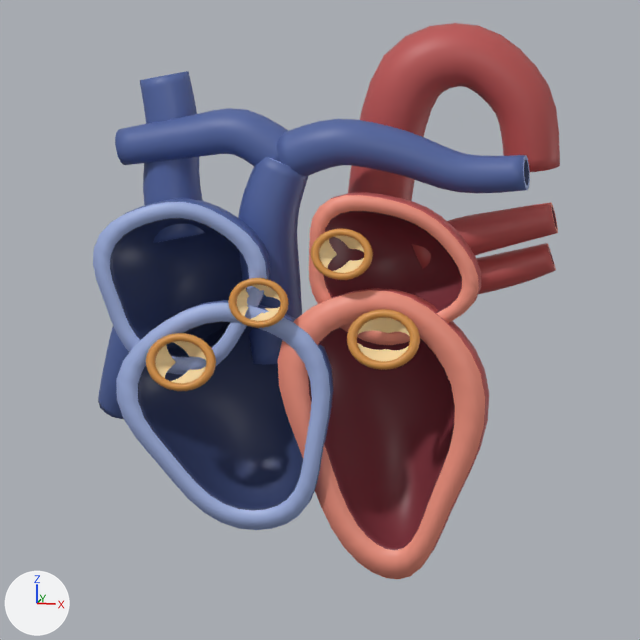
A saved change to the Blender file assets/anatomy/cardiovascular/heart-cutaway.blend.
The view is the same before and after, from the file's camera 'Cutaway preview'. The axes (+X, +Y, +Z) are drawn at lower left. The lights are the same throughout. The first picture is the older version.

The first picture shows 'aorta', 'aortic_valve', 'left_atrium', 'left_pulmonary_artery', 'left_ventricle', 'mitral_valve', 'pulmonary_trunk', 'pulmonary_valve', 'pulmonary_veins', 'right_atrium', 'right_pulmonary_artery', 'right_ventricle', 'superior_vena_cava', 'tricuspid_valve' and 1 more.
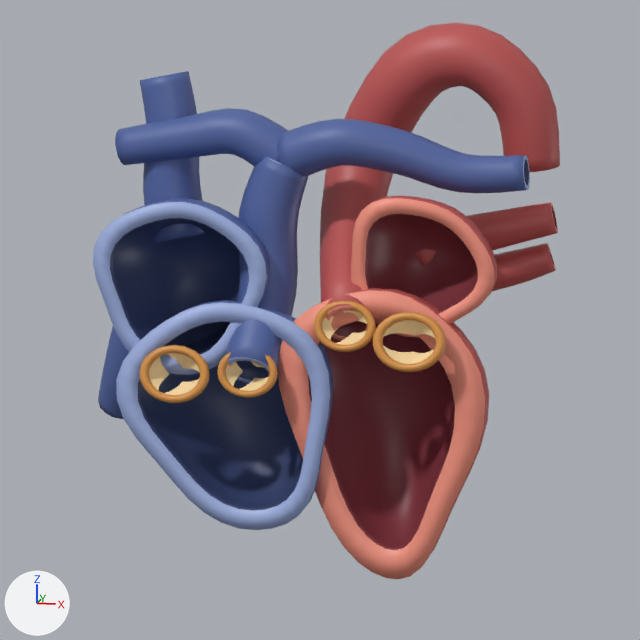
What changed in the scene script:
```text
Change me_left_atrium_geometry:
    remove me_left_atrium_geometry.from_pydata(...)  # 866 vertices, 900 faces; spans x 0.0002..0.057, y -0.0185..0.0151, z 0.0775..0.127
    add me_left_atrium_geometry.from_pydata(...)  # 866 vertices, 900 faces; spans x 0.014..0.062, y -0.0177..0.0138, z 0.0802..0.1264
    me_left_atrium_geometry part 1: 866 of 866 vertices moved; they spanned x 0.0002..0.057, y -0.0185..0.0151, z 0.0775..0.127 and now span x 0.014..0.062, y -0.0177..0.0138, z 0.0802..0.1264; mean shift (0.0099, -0.0004, 0.0013)
Change me_aorta_geometry:
    remove me_aorta_geometry.from_pydata(...)  # 672 vertices, 672 faces; spans x 0.0022..0.0722, y 0.0133..0.0439, z 0.0819..0.1752
    add me_aorta_geometry.from_pydata(...)  # 672 vertices, 672 faces; spans x -0.0051..0.0722, y -0.0246..0.0451, z 0.0773..0.1751
    me_aorta_geometry part 2: 526 of 672 vertices moved; they spanned x 0.0022..0.0681, y 0.0133..0.0438, z 0.0819..0.1752 and now span x -0.0051..0.0681, y -0.0246..0.0451, z 0.0773..0.1751; mean shift (-0.0026, -0.0041, -0.0008); largest move (0.012, 0.0331, 0.082) -> (0.0158, -0.0149, 0.0778)
Change me_pulmonary_trunk_geometry:
    remove me_pulmonary_trunk_geometry.from_pydata(...)  # 416 vertices, 416 faces; spans x -0.0273..-0.0035, y -0.0103..0.0107, z 0.0657..0.1363
    add me_pulmonary_trunk_geometry.from_pydata(...)  # 416 vertices, 416 faces; spans x -0.0272..-0.0035, y -0.0304..0.0097, z 0.0622..0.1362
    me_pulmonary_trunk_geometry part 3: 412 of 416 vertices moved; they spanned x -0.0273..-0.004, y -0.0103..0.0107, z 0.0657..0.1363 and now span x -0.0272..-0.0041, y -0.0304..0.0097, z 0.0622..0.1361; mean shift (-0.0008, -0.0064, 0.0002); largest move (-0.0137, 0.009, 0.0663) -> (-0.0186, -0.0177, 0.0622)
Change me_tricuspid_valve_geometry:
    remove me_tricuspid_valve_geometry.from_pydata(...)  # 322 vertices, 286 faces; spans x -0.0521..-0.0287, y -0.0301..-0.0202, z 0.0612..0.0796
    add me_tricuspid_valve_geometry.from_pydata(...)  # 322 vertices, 286 faces; spans x -0.0543..-0.0308, y -0.0301..-0.0202, z 0.0571..0.0755
    me_tricuspid_valve_geometry part 4: the whole mesh is moved by (-0.0022, 0.0, -0.0041)
Change me_mitral_valve_geometry:
    remove me_mitral_valve_geometry.from_pydata(...)  # 300 vertices, 276 faces; spans x 0.0149..0.0393, y -0.0298..-0.0189, z 0.0714..0.0904
    add me_mitral_valve_geometry.from_pydata(...)  # 300 vertices, 276 faces; spans x 0.0235..0.0479, y -0.0298..-0.0189, z 0.071..0.09
    me_mitral_valve_geometry part 5: the whole mesh is moved by (0.0086, 0.0, -0.0004)
Change me_pulmonary_valve_geometry:
    remove me_pulmonary_valve_geometry.from_pydata(...)  # 322 vertices, 286 faces; spans x -0.0251..-0.005, y -0.0265..-0.0185, z 0.0828..0.0989
    add me_pulmonary_valve_geometry.from_pydata(...)  # 322 vertices, 286 faces; spans x -0.0281..-0.008, y -0.0295..-0.0216, z 0.06..0.0761
    me_pulmonary_valve_geometry part 6: the loose piece of 256 vertices spanning x -0.0251..-0.005, y -0.0265..-0.0217, z 0.0828..0.0989 is moved by (-0.003, -0.003, -0.0228)
    me_pulmonary_valve_geometry part 7: the loose piece of 22 vertices spanning x -0.0184..-0.0073, y -0.0243..-0.0185, z 0.0913..0.097 is moved by (-0.003, -0.003, -0.0228)
    me_pulmonary_valve_geometry part 8: the loose piece of 22 vertices spanning x -0.0229..-0.0177, y -0.0252..-0.0188, z 0.0857..0.096 is moved by (-0.003, -0.003, -0.0228)
    me_pulmonary_valve_geometry part 9: the loose piece of 22 vertices spanning x -0.0184..-0.0073, y -0.0253..-0.0192, z 0.0845..0.0903 is moved by (-0.003, -0.003, -0.0228)
Change me_aortic_valve_geometry:
    remove me_aortic_valve_geometry.from_pydata(...)  # 322 vertices, 286 faces; spans x 0.0021..0.0228, y -0.0257..-0.017, z 0.0998..0.1162
    add me_aortic_valve_geometry.from_pydata(...)  # 322 vertices, 286 faces; spans x 0.0034..0.0241, y -0.027..-0.0183, z 0.0762..0.0926
    me_aortic_valve_geometry part 10: the loose piece of 256 vertices spanning x 0.0021..0.0228, y -0.0257..-0.0199, z 0.0998..0.1162 is moved by (0.0013, -0.0013, -0.0237)
    me_aortic_valve_geometry part 11: the loose piece of 22 vertices spanning x 0.009..0.0205, y -0.0229..-0.017, z 0.1085..0.1143 is moved by (0.0013, -0.0013, -0.0237)
    me_aortic_valve_geometry part 12: the loose piece of 22 vertices spanning x 0.0044..0.0097, y -0.0242..-0.0175, z 0.1028..0.1133 is moved by (0.0013, -0.0013, -0.0236)
    me_aortic_valve_geometry part 13: the loose piece of 22 vertices spanning x 0.009..0.0205, y -0.0243..-0.0179, z 0.1016..0.1075 is moved by (0.0013, -0.0013, -0.0236)
```

Where the change shows, as pixel boxes [x1, y1, x2, y2] in the pictures (640 x 640 px; the box of a moved part takes in the faces that stretch with it):
'aorta', reshaped
    before: [348, 23, 560, 201]
    after: [320, 23, 560, 341]
'left_atrium', reshaped (15% narrower, 7% shorter)
    before: [309, 193, 481, 345]
    after: [351, 196, 497, 337]
'pulmonary_trunk', reshaped (15% wider, 9% taller)
    before: [238, 157, 308, 365]
    after: [227, 157, 308, 383]
'mitral_valve', moved
    before: [347, 309, 420, 370]
    after: [373, 312, 446, 372]
'tricuspid_valve', moved
    before: [146, 333, 216, 391]
    after: [139, 345, 209, 403]
'aortic_valve', reshaped
    before: [311, 228, 373, 280]
    after: [314, 301, 376, 352]
'pulmonary_valve', reshaped
    before: [228, 278, 289, 328]
    after: [217, 352, 278, 398]
part 2 of me_aorta_geometry, moved or reshaped
    before: [348, 23, 460, 201]
    after: [320, 23, 460, 341]
part 6 of me_pulmonary_valve_geometry, moved or reshaped
    before: [228, 278, 289, 328]
    after: [217, 352, 278, 398]
part 7 of me_pulmonary_valve_geometry, moved or reshaped
    before: [252, 285, 280, 301]
    after: [251, 362, 269, 371]
part 8 of me_pulmonary_valve_geometry, moved or reshaped
    before: [237, 288, 249, 316]
    after: [226, 362, 243, 386]
part 9 of me_pulmonary_valve_geometry, moved or reshaped
    before: [251, 307, 280, 321]
    after: [240, 376, 269, 391]
part 10 of me_aortic_valve_geometry, moved or reshaped
    before: [311, 228, 373, 280]
    after: [314, 301, 376, 352]
part 11 of me_aortic_valve_geometry, moved or reshaped
    before: [334, 236, 364, 252]
    after: [343, 310, 367, 324]
part 12 of me_aortic_valve_geometry, moved or reshaped
    before: [319, 239, 337, 268]
    after: [322, 316, 338, 340]
part 13 of me_aortic_valve_geometry, moved or reshaped
    before: [334, 258, 364, 273]
    after: [337, 330, 367, 345]
